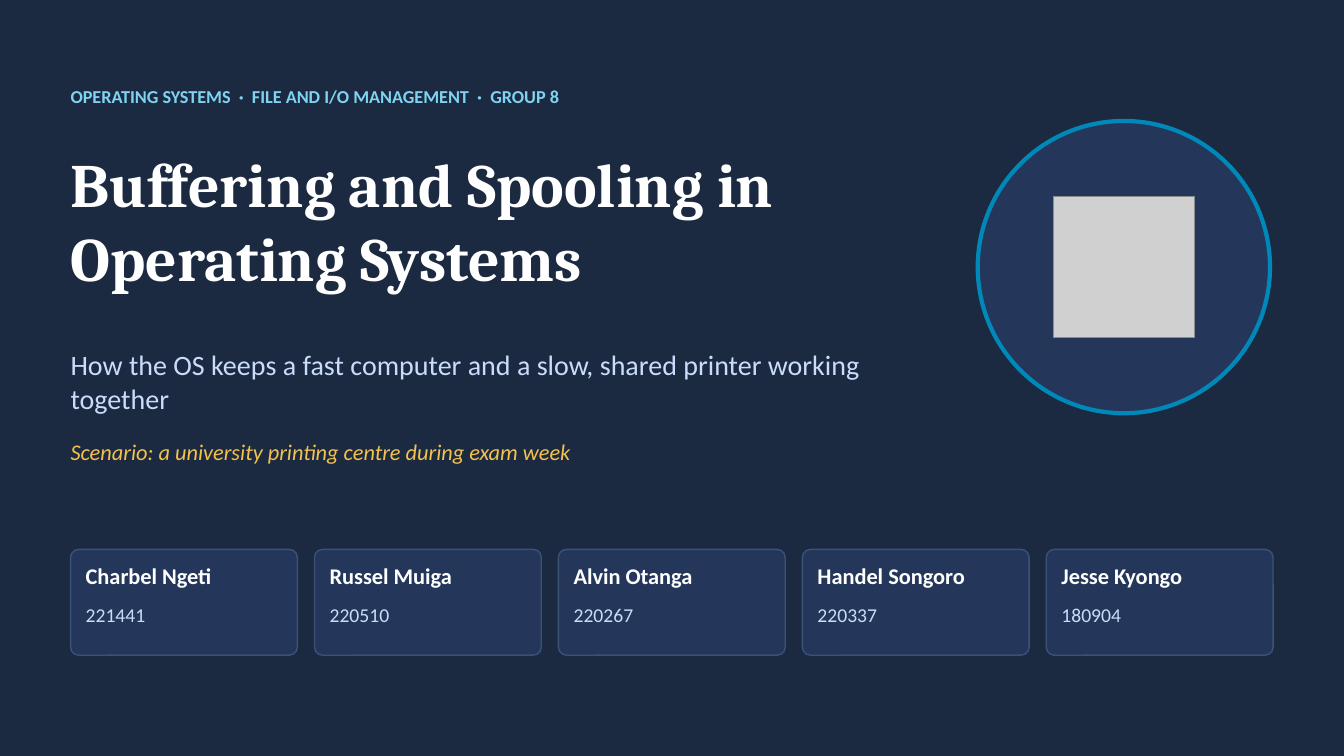
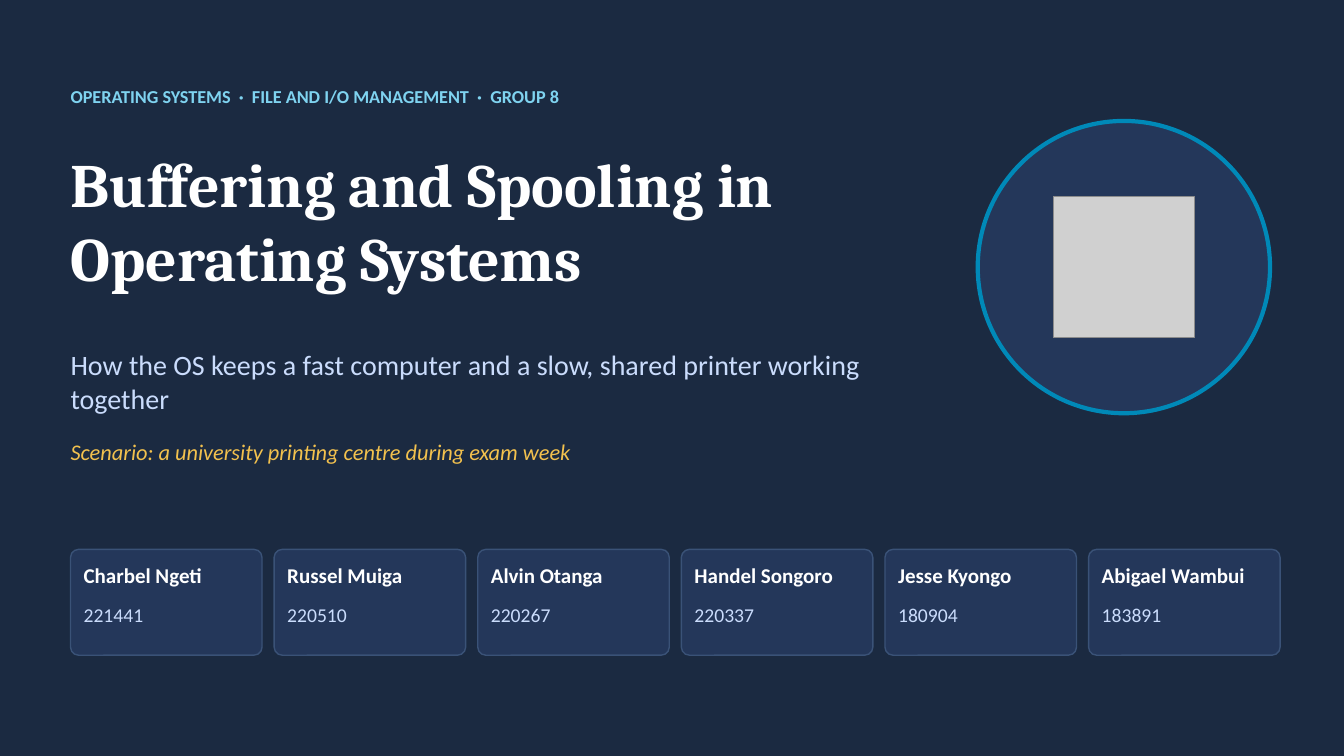
Before and after one commit to charbelngeti/buffering-and-spooling-simulation-project, a slide deck: slide 1 of Presentation/Buffering_and_Spooling_Presentation.pptx. Drawn at 1344x756 pixels with LibreOffice and Linux fonts; fonts in the diff are those of the drawing; grey boxes stand for pictures. Boxes give left, top, right and bottom in pixels: in the first picture for what was removed or moved away, otherwise in the second. Text is boxed around its words. In the diff, an @@ line names an element or a change of style, - is before the commit and + after.

Commit message:
Added in Abigael

```diff
--- a/Presentation/Buffering_and_Spooling_Presentation.pptx
+++ b/Presentation/Buffering_and_Spooling_Presentation.pptx
@@ rounded rectangle: place and size @@
-rounded rectangle at [71,549,297,655]
+rounded rectangle at [71,549,262,655]
@@ rounded rectangle: place and size @@
-rounded rectangle at [315,549,541,655]
+rounded rectangle at [274,549,466,655]
@@ text "Russel Muiga": place and size @@
-text "Russel Muiga" at [330,568,452,588]
+text "Russel Muiga" at [287,568,402,587]
@@ rounded rectangle: place and size @@
-rounded rectangle at [559,549,785,655]
+rounded rectangle at [478,549,669,655]
@@ text "Alvin Otanga": place and size @@
-text "Alvin Otanga" at [574,568,693,588]
+text "Alvin Otanga" at [491,568,603,587]
@@ rounded rectangle: place and size @@
-rounded rectangle at [803,549,1029,655]
+rounded rectangle at [682,549,873,655]
@@ text "Handel Songoro": place and size @@
-text "Handel Songoro" at [817,568,965,588]
+text "Handel Songoro" at [694,568,833,587]
@@ rounded rectangle: place and size @@
-rounded rectangle at [1047,549,1273,655]
+rounded rectangle at [885,549,1077,655]
@@ size 16 to 15 pt in 5 elements at [84,568,201,587], [287,568,402,587], [491,568,603,587], [694,568,833,587], [898,569,1012,587] @@
@@ text "Jesse Kyongo": place and size @@
-text "Jesse Kyongo" at [1061,569,1182,588]
+text "Jesse Kyongo" at [898,569,1012,587]
@@ rounded rectangle added at [1089,549,1280,655], fill #24375A, outline #3A5277 1 pt @@
@@ text added at [1102,568,1244,587], 15 pt, text #FFFFFF, bold @@
+Abigael Wambui
@@ text "220510": place and size @@
-text "220510" at [330,609,390,622]
+text "220510" at [287,609,347,622]
@@ text "220267": place and size @@
-text "220267" at [574,609,634,622]
+text "220267" at [491,609,551,622]
@@ text "220337": place and size @@
-text "220337" at [817,609,877,622]
+text "220337" at [694,609,754,622]
@@ text "180904": place and size @@
-text "180904" at [1061,608,1121,622]
+text "180904" at [898,608,958,622]
@@ text added at [1102,608,1162,622], 14 pt, text #CADCFC @@
+183891
```
Also in this commit, not shown: 1 other slide changed, 5 other files.
